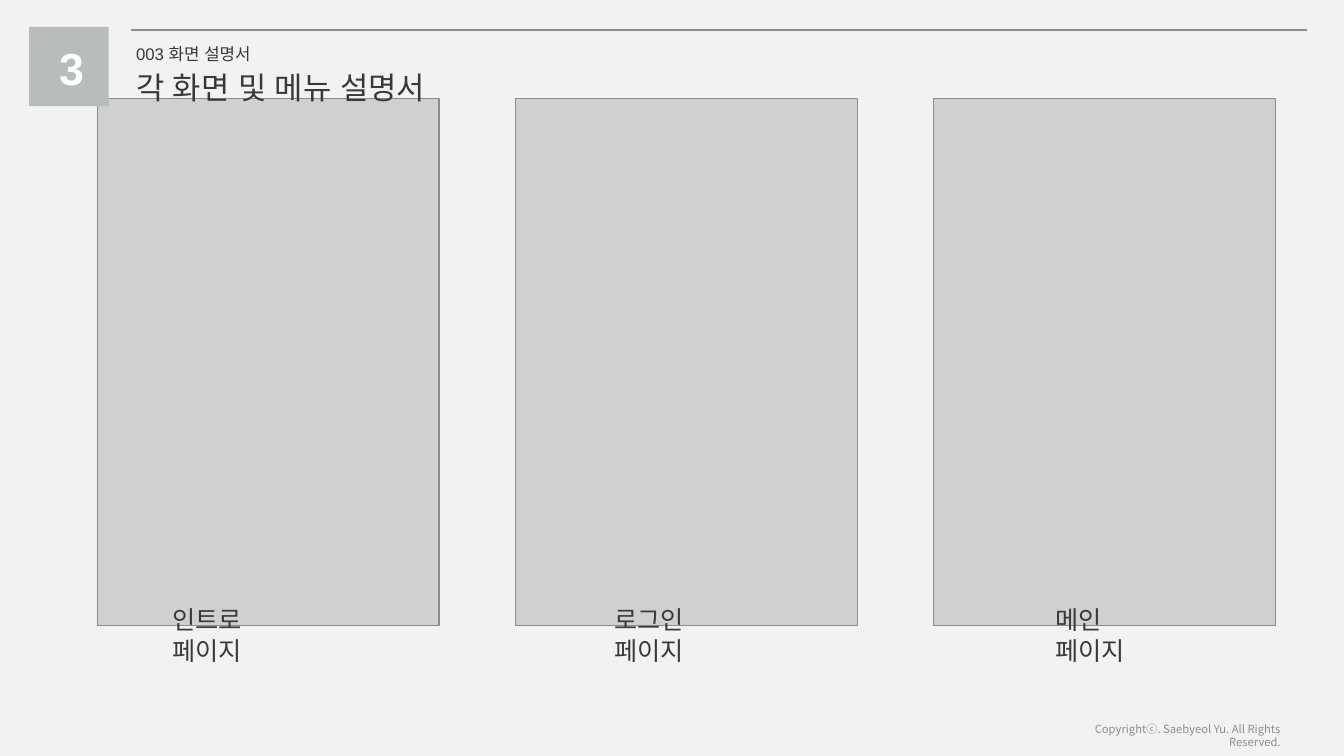
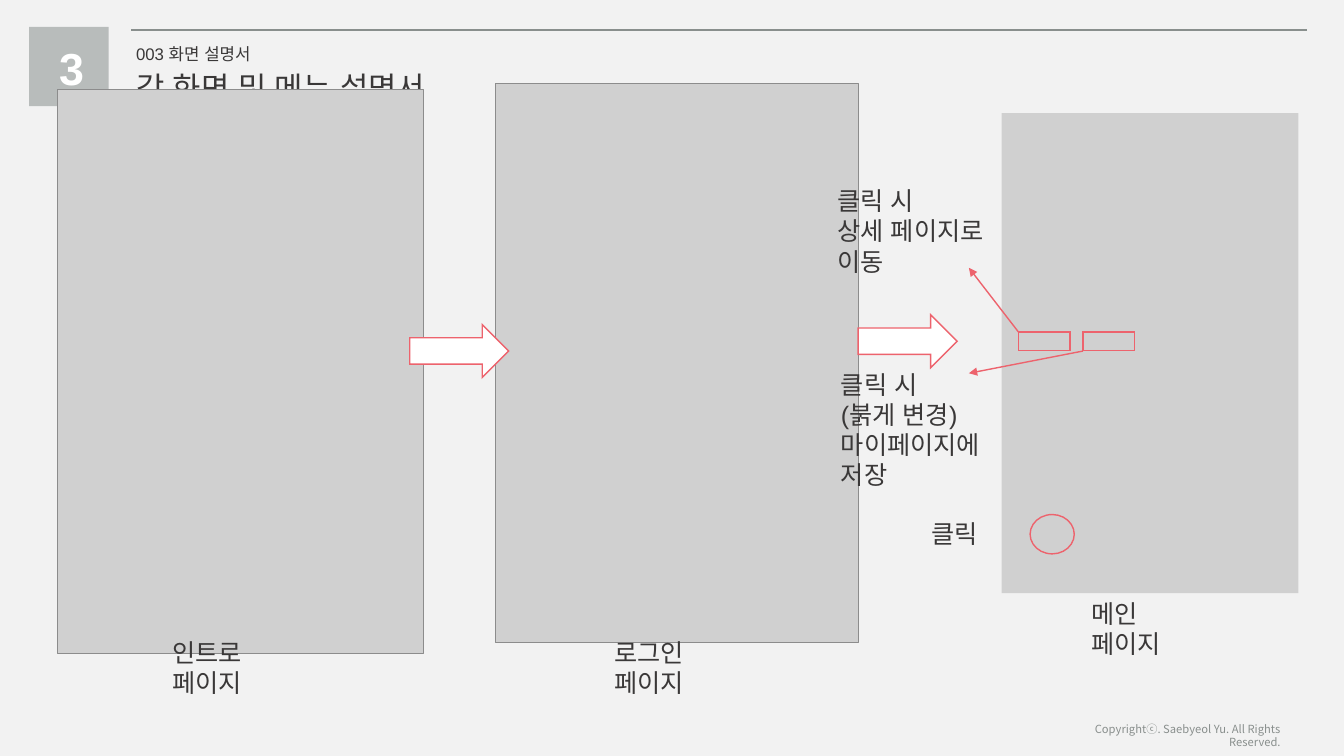
Before and after one commit to whale14/daelimProject, a slide deck: slide 10 of 졸업작품_사용자 설명서_김다빈, 이상규, 차혜연.pptx. Drawn at 1344x756 pixels with LibreOffice and Linux fonts; fonts in the diff are those of the drawing; grey boxes stand for pictures. Boxes give left, top, right and bottom in pixels: in the first picture for what was removed or moved away, otherwise in the second. Text is boxed around its words. In the diff, an @@ line names an element or a change of style, - is before the commit and + after.

```diff
--- a/졸업작품_사용자 설명서_김다빈, 이상규, 차혜연.pptx
+++ b/졸업작품_사용자 설명서_김다빈, 이상규, 차혜연.pptx
@@ picture resized from (x1=516, y1=99, x2=858, y2=626) to (x1=496, y1=84, x2=859, y2=643) @@
@@ picture resized from (x1=98, y1=99, x2=440, y2=626) to (x1=57, y1=90, x2=423, y2=653) @@
@@ picture resized from (x1=935, y1=99, x2=1276, y2=626) to (x1=1002, y1=113, x2=1299, y2=593) @@
@@ text added at (x1=837, y1=184, x2=984, y2=277), 18 pt, text #3A3838 @@
+클릭 시
+상세 페이지로
+이동
@@ arrow added from (1018, 333) to (969, 268), #ED636D 1 pt @@
@@ right arrow added at (x1=410, y1=325, x2=509, y2=377), fill #FFFFFF, outline #ED636D 1 pt @@
@@ right arrow added at (x1=858, y1=315, x2=957, y2=367), fill #FFFFFF, outline #ED636D 1 pt @@
@@ arrow added from (1084, 351) to (969, 373), #ED636D 1 pt @@
@@ rectangle added at (x1=1018, y1=333, x2=1070, y2=351), outline #ED636D 1 pt @@
@@ rectangle added at (x1=1084, y1=333, x2=1135, y2=351), outline #ED636D 1 pt @@
@@ text added at (x1=841, y1=368, x2=980, y2=491), 18 pt, text #3A3838 @@
+클릭 시
+(붉게 변경)
+마이페이지에
+저장
@@ text added at (x1=932, y1=522, x2=978, y2=545), 18 pt, text #3A3838 @@
+클릭
@@ ellipse added at (x1=1030, y1=514, x2=1075, y2=554), outline #ED636D 1 pt @@
@@ text "메인 페이지" moved from (x1=1056, y1=608, x2=1126, y2=662) to (x1=1091, y1=602, x2=1161, y2=655) @@
@@ text "인트로 페이지" moved from (x1=172, y1=608, x2=242, y2=662) to (x1=172, y1=641, x2=242, y2=694) @@
@@ text "로그인 페이지" moved from (x1=614, y1=608, x2=684, y2=662) to (x1=614, y1=641, x2=684, y2=694) @@
```
Also in this commit, not shown: 1 other slide changed, 3 slides added, 5 other files.
